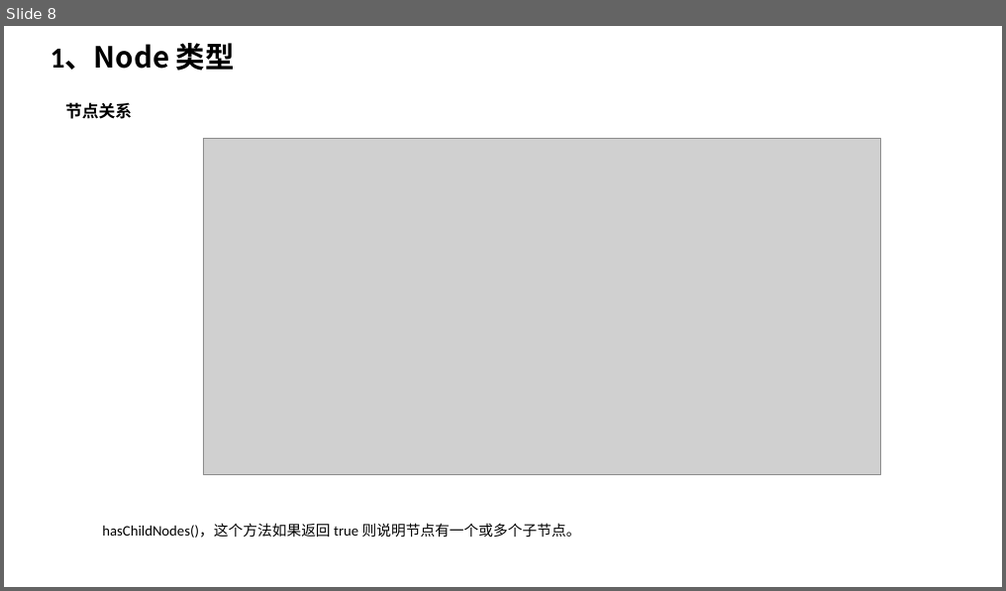
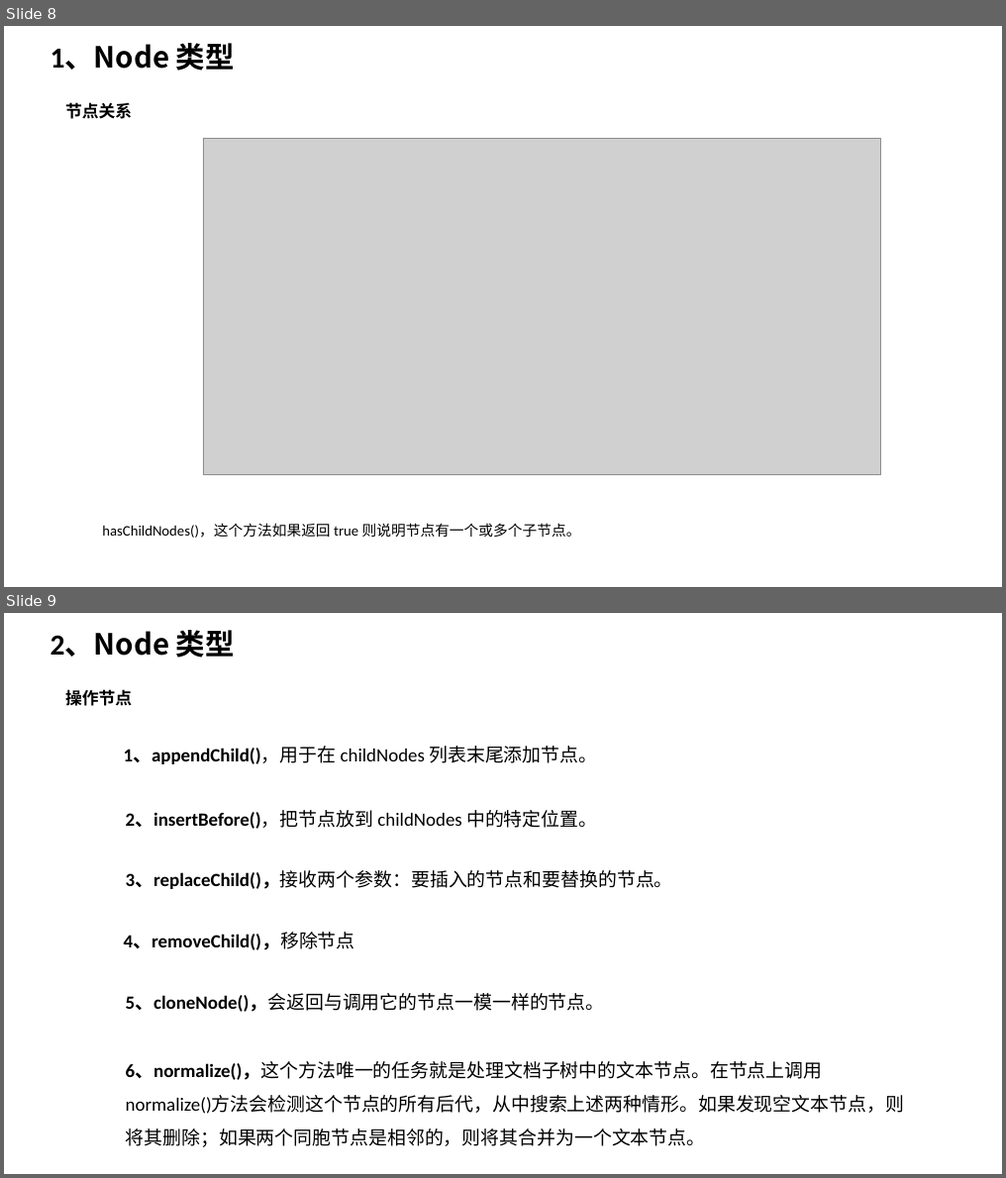
Before and after one commit to TshSophie/OnlineNotes, a slide deck: 读书笔记/JavaScript高级程序设计第四版 ppt版本/第十四章 DOM.pptx. Shown one above the other, each under a label of ours: slide 8 before the commit, slides 8 and 9 after it. The pictures are 1006x591 and 1006x1178 pixels, drawn with LibreOffice and Linux fonts; fonts in the diff are those of the drawing; grey boxes stand for pictures. Boxes give left, top, right and bottom in pixels: in the first picture for what was removed or moved away, otherwise in the second. Text is boxed around its words. In the diff, an @@ line names an element or a change of style, - is before the commit and + after.

```diff
--- a/读书笔记/JavaScript高级程序设计第四版 ppt版本/第十四章 DOM.pptx
+++ b/读书笔记/JavaScript高级程序设计第四版 ppt版本/第十四章 DOM.pptx
@@ slide 9 added at [4, 613, 1002, 1174], background #FFFFFF @@
@@ text added at [51, 630, 235, 658], 28 pt, text #000000, bold @@
+2、Node 类型
@@ text added at [65, 689, 132, 706], 16 pt, text #000000, bold @@
+操作节点
@@ group added at [124, 746, 905, 1148]: 6 texts @@
+1、appendChild()，用于在 childNodes 列表末尾添加节点。
+2、insertBefore()，把节点放到 childNodes 中的特定位置。
+3、replaceChild()，接收两个参数：要插入的节点和要替换的节点。
+4、removeChild()，移除节点
+5、cloneNode()，会返回与调用它的节点一模一样的节点。
+6、normalize()，这个方法唯一的任务就是处理文档子树中的文本节点。在节点上调用 normalize()方法会检测这个节点的所有后代，从中搜索上述两种情形。如果发现空文本节点，则将其删除；如果两个同胞节点是相邻的，则将其合并为一个文本节点。
```
Also in this commit, not shown: 6 slides changed, 7 other slides added, 4 other files.
